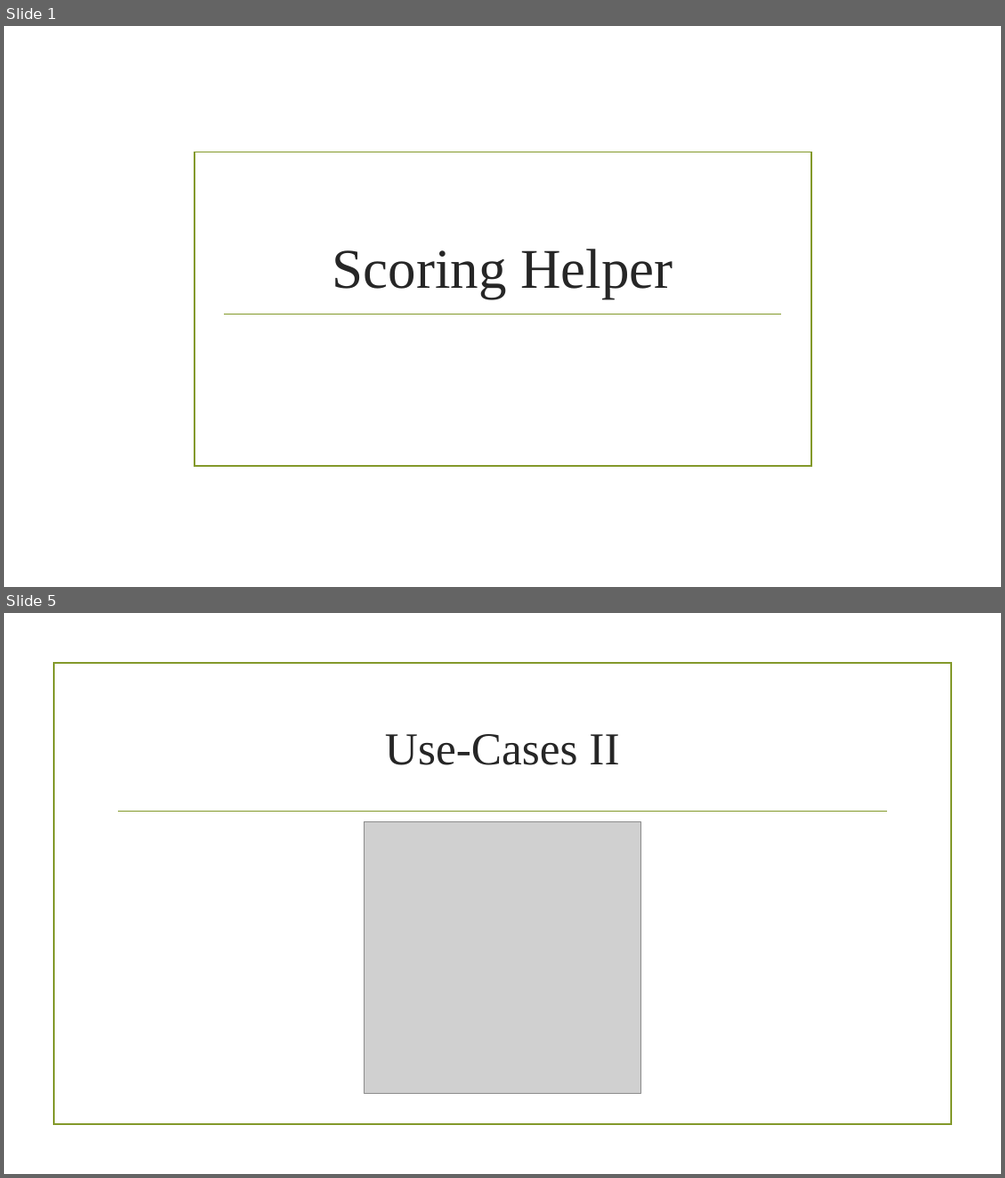
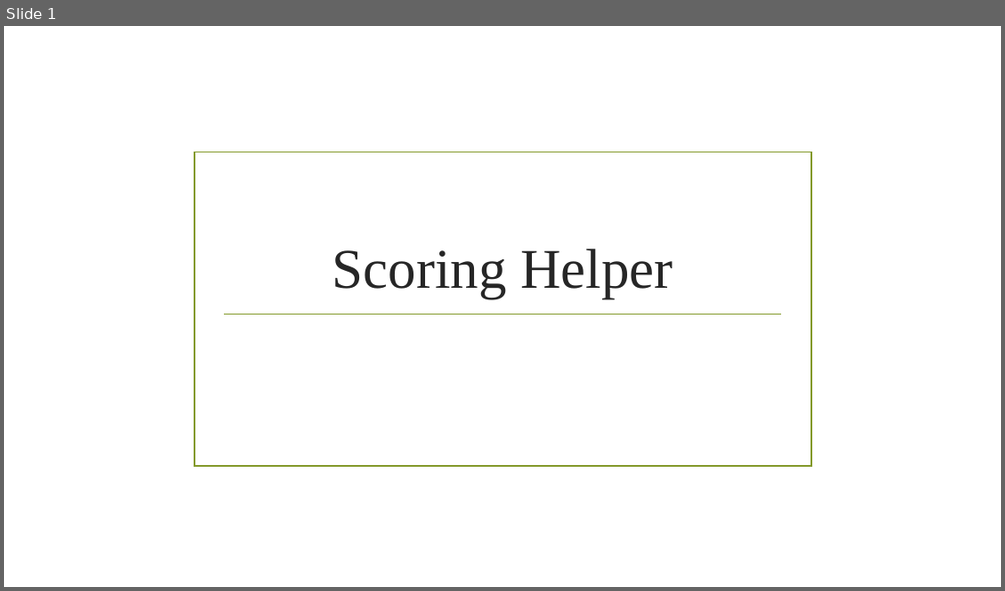
Before and after one commit to UniPayne/RCD-Project, a slide deck: Projektdokumentationen/Projektabgabe/Projektabgabe.pptx. Shown one above the other, each under a label of ours: slides 1 and 5 before the commit, slide 1 after it; the slides between them are not shown. The pictures are 1005x1178 and 1005x591 pixels, drawn with LibreOffice and Linux fonts; fonts in the diff are those of the drawing; grey boxes stand for pictures; background and template pictures are left out. Boxes give left, top, right and bottom in pixels: in the first picture for what was removed or moved away, otherwise in the second. Text is boxed around its words. In the diff, an @@ line names an element or a change of style, - is before the commit and + after.

```diff
--- a/Projektdokumentationen/Projektabgabe/Projektabgabe.pptx
+++ b/Projektdokumentationen/Projektabgabe/Projektabgabe.pptx
@@ slide 5 removed at [4,613,1001,1174], background picture (left out) @@
@@ rectangle removed at [53,663,951,1125] @@
@@ title removed at [385,734,619,765] @@
-Use-Cases II
@@ line removed from (119, 811) to (887, 811) @@
@@ picture removed at [364,822,640,1094] @@
```
Also in this commit, not shown: 7 slides changed, 3 slides added, 4 other slides removed, 1 other file.
